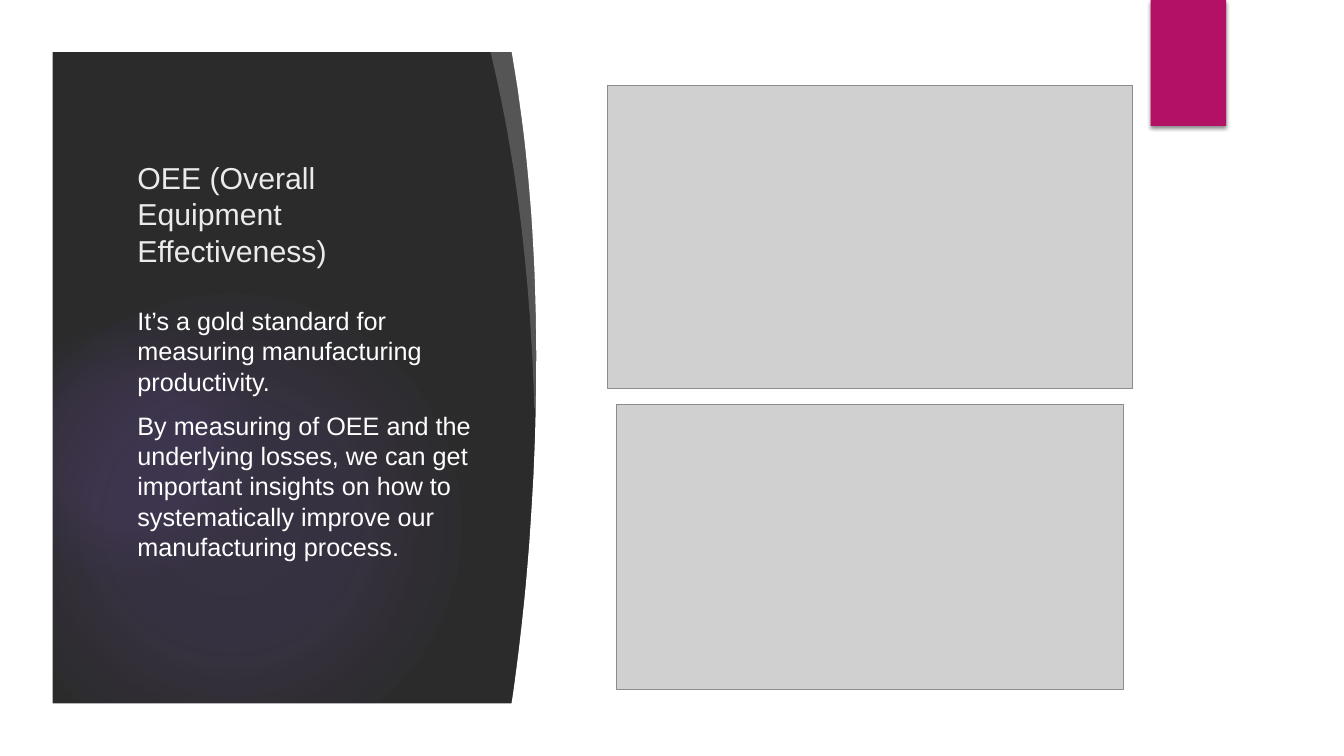
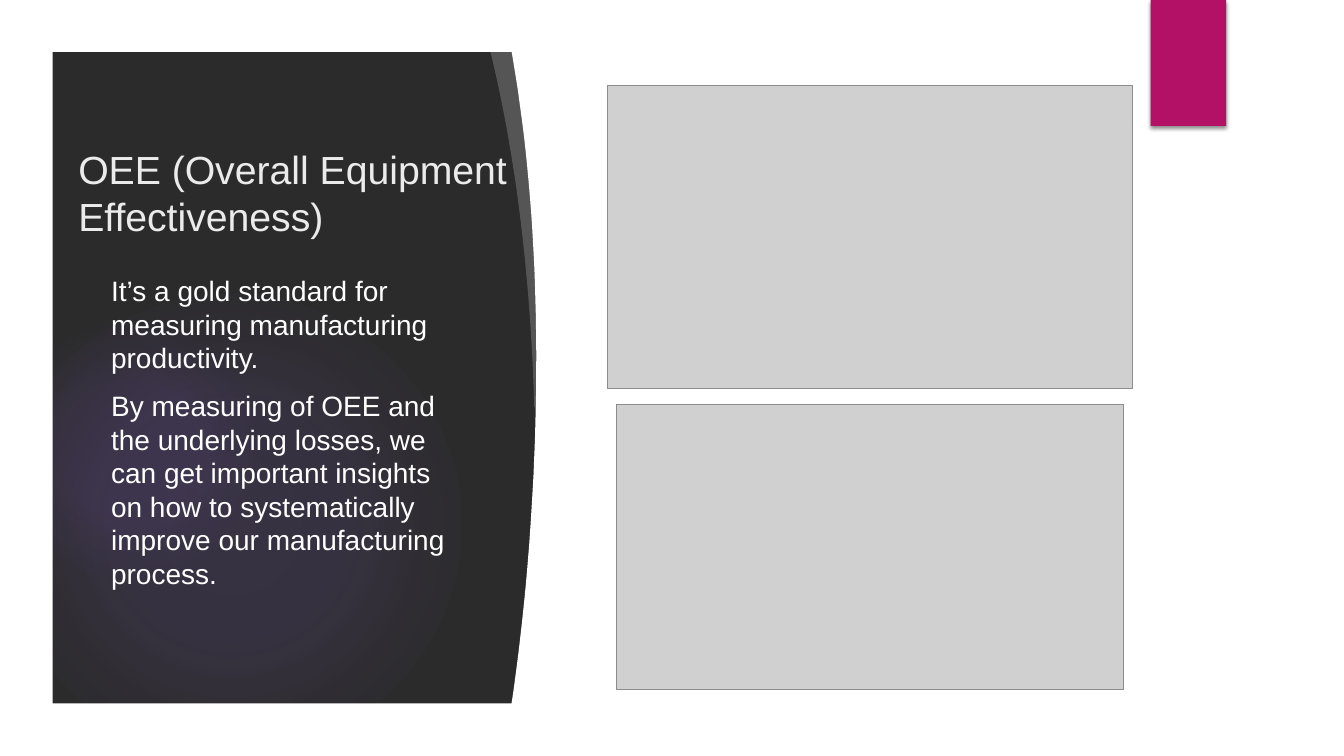
Before and after one commit to velizar92/TSK_Presentations, a slide deck: slide 18 of OPC UA.pptx (slide 13 before the commit). Drawn at 1344x756 pixels with LibreOffice and Linux fonts; fonts in the diff are those of the drawing; grey boxes stand for pictures; background and template pictures are left out; a plain dark background stands for a picture behind light text. Boxes give left, top, right and bottom in pixels: in the first picture for what was removed or moved away, otherwise in the second. Text is boxed around its words. In the diff, an @@ line names an element or a change of style, - is before the commit and + after.

```diff
--- a/OPC UA.pptx
+++ b/OPC UA.pptx
@@ title "OEE (Overall Equipment Effectiveness)" moved from (x1=137, y1=167, x2=326, y2=268) to (x1=78, y1=155, x2=507, y2=239) @@
@@ title "OEE (Overall Equipment Effectiveness)" at (x1=78, y1=155, x2=507, y2=239): size 21.6 to 28 pt @@
@@ text "It’s a gold standard for ..." moved from (x1=137, y1=311, x2=471, y2=561) to (x1=111, y1=280, x2=445, y2=589) @@
@@ text "It’s a gold standard for ..." at (x1=111, y1=280, x2=445, y2=589): size 18 to 20 pt @@
```
Also in this commit, not shown: 9 other slides changed, 6 slides added.
